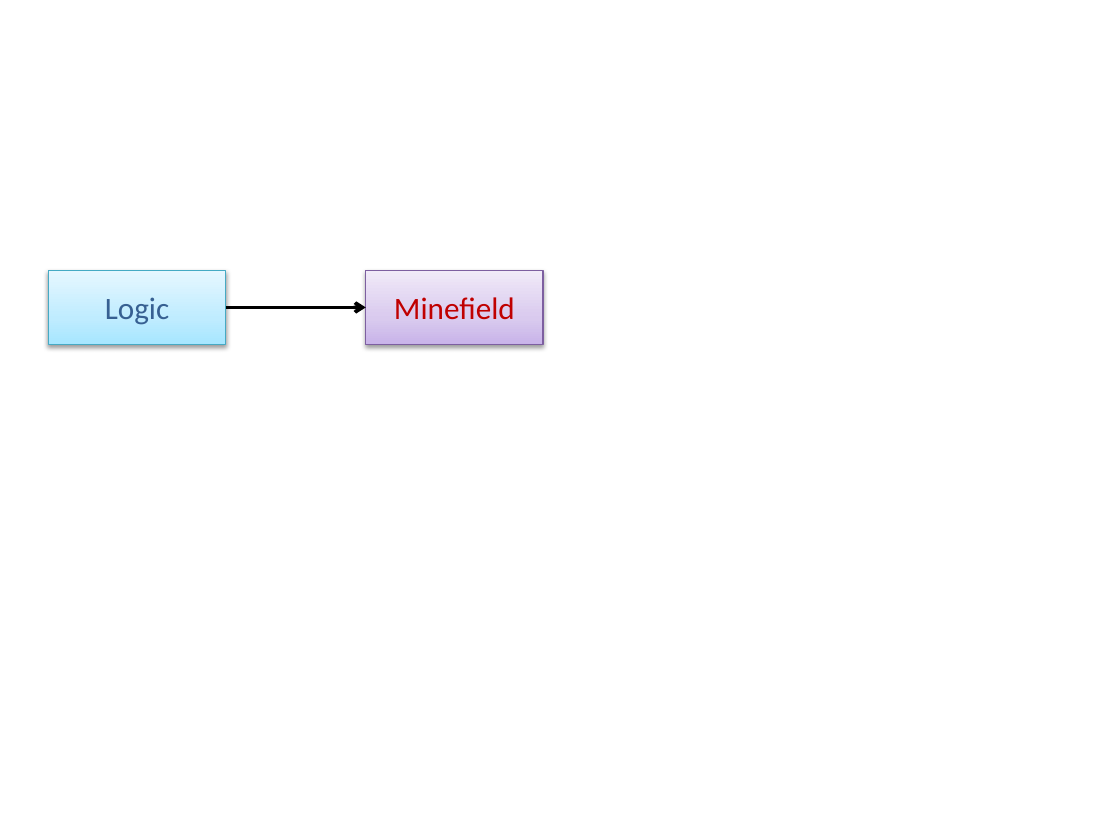
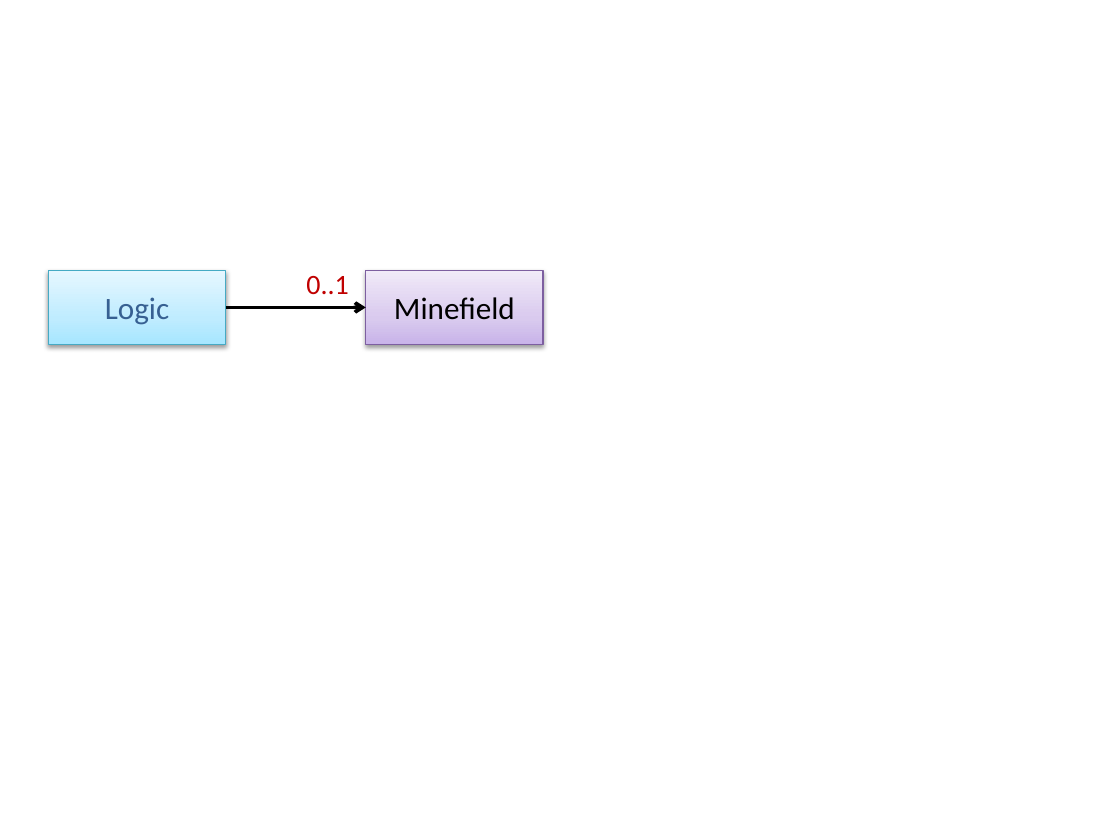
Before and after one commit to se-edu/se-book, a slide deck: slide 1 of diagrams/oopImplementation/associations/logicMinefield.pptx. Drawn at 1120x840 pixels with LibreOffice and Linux fonts; fonts in the diff are those of the drawing. Boxes give left, top, right and bottom in pixels: in the first picture for what was removed or moved away, otherwise in the second. Text is boxed around its words. In the diff, an @@ line names an element or a change of style, - is before the commit and + after.

```diff
--- a/diagrams/oopImplementation/associations/logicMinefield.pptx
+++ b/diagrams/oopImplementation/associations/logicMinefield.pptx
@@ text added at [306,276,348,294], 18 pt, text #C00000 @@
+0..1
@@ rectangle "Minefield" at [366,270,543,345]: text colour #C00000 to #000000 @@
```
Also in this commit, not shown: 46 other files.
